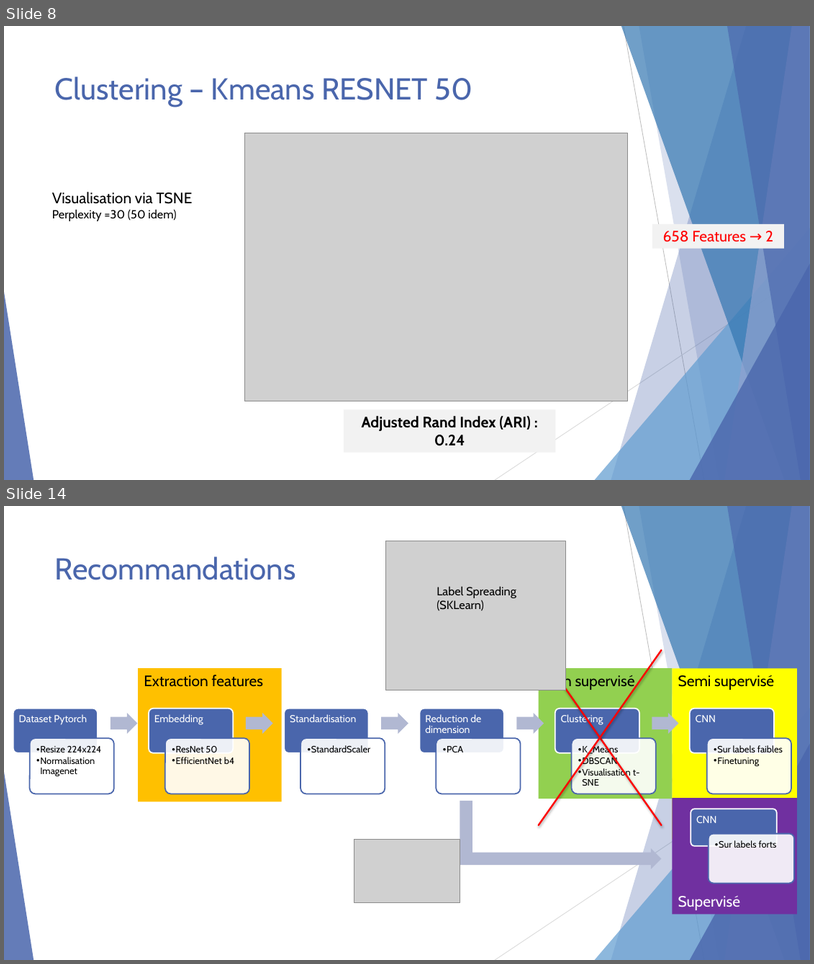
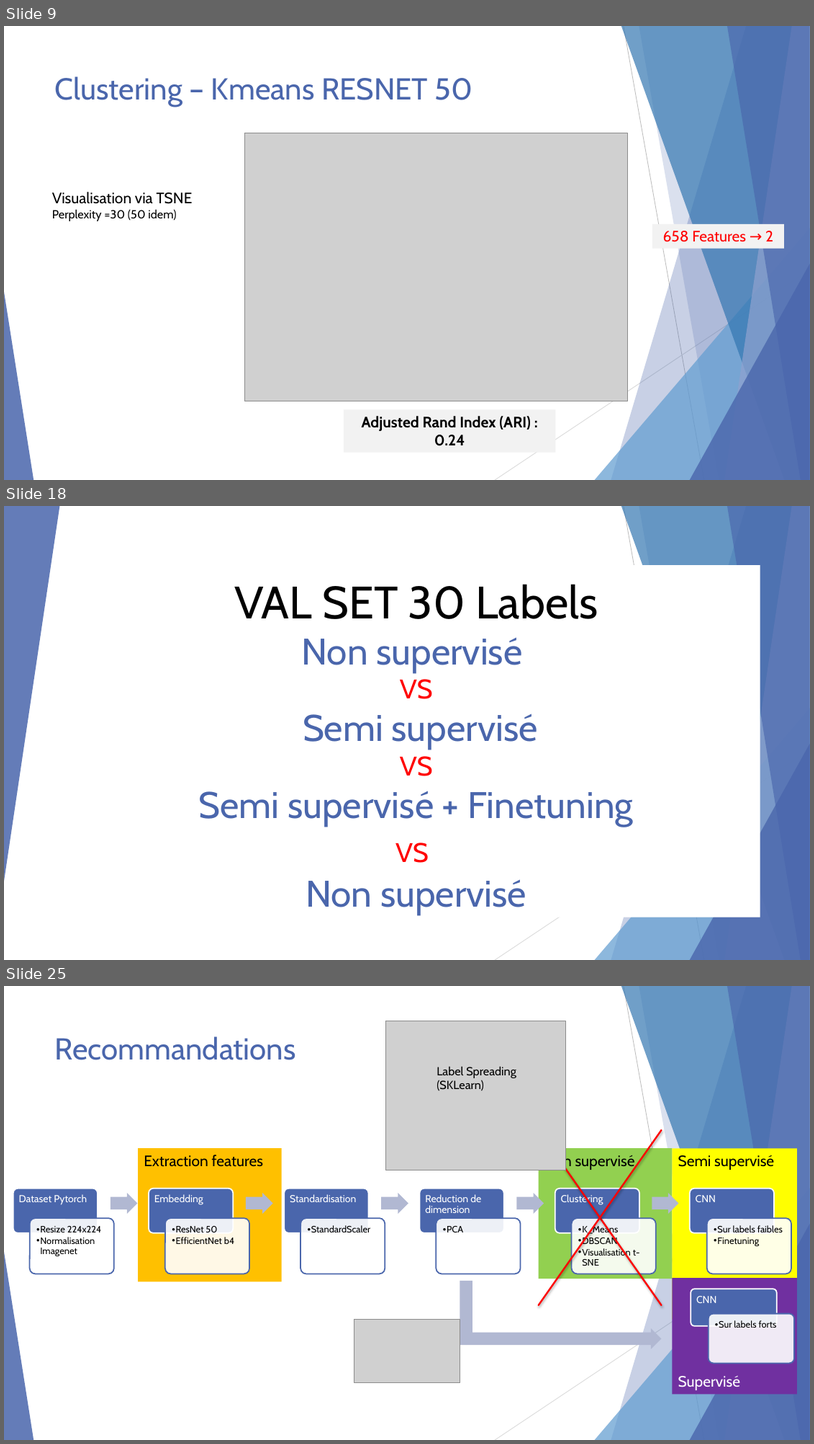
Before and after one commit to KL38/OC_P7_DL_SSL_Brain-Tumor-Detection, a slide deck: Lebayle_Kevin_7_présentation_13.04.26.pptx. Shown one above the other, each under a label of ours: slides 8 and 14 before the commit, slides 9, 18 and 25 after it; the slides between them are not shown. The pictures are 814x964 and 814x1444 pixels, drawn with LibreOffice and Linux fonts; fonts in the diff are those of the drawing; grey boxes stand for pictures. Boxes give left, top, right and bottom in pixels: in the first picture for what was removed or moved away, otherwise in the second. Text is boxed around its words. In the diff, an @@ line names an element or a change of style, - is before the commit and + after.

```diff
--- a/Lebayle_Kevin_7_présentation_13.04.26.pptx
+++ b/Lebayle_Kevin_7_présentation_13.04.26.pptx
@@ slide 18 added at [4,506,810,960], background #FFFFFF; not listed: 9 template elements that a slide beside it also shows @@
@@ triangle added at [4,506,59,881], fill #4A66AC at 85% opacity @@
@@ title added at [198,584,633,914], 44 pt, text #4A66AC @@
+VAL SET 30 Labels
+Non supervisé
+VS
+Semi supervisé
+VS
+Semi supervisé + Finetuning
+VS
+Non supervisé
@@ what was slide 8 is now slide 9 @@
@@ what was slide 14 is now slide 25 @@
```
Also in this commit, not shown: 8 slides changed, 10 other slides added, 15 other files.
